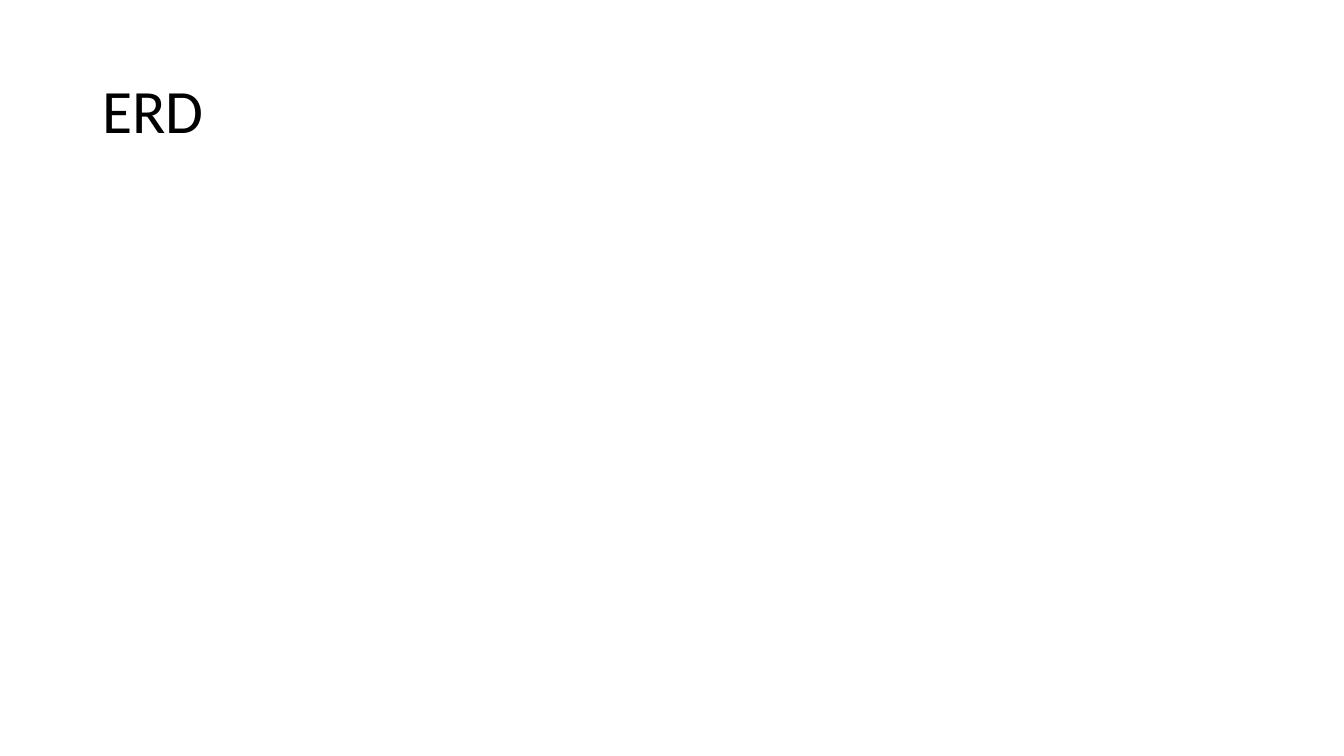
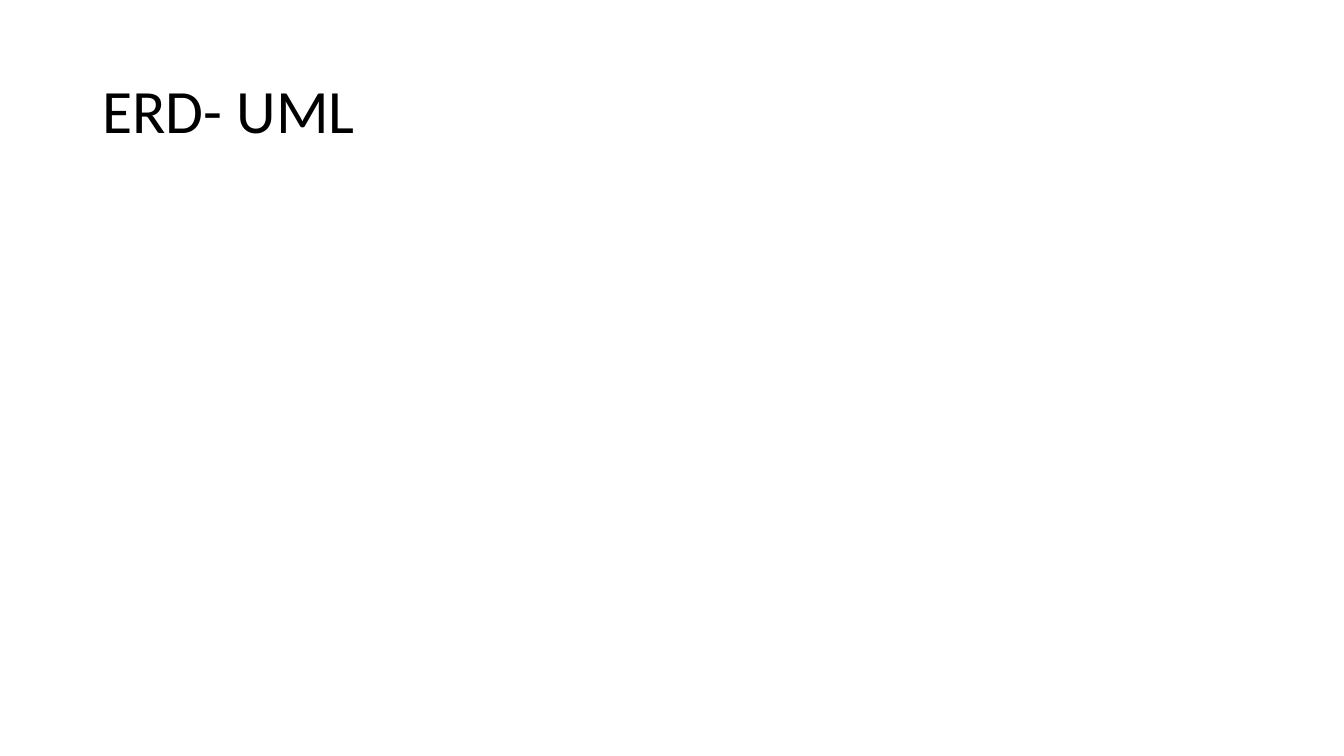
Before and after one commit to MarcoAxel/Quiz-Program, a slide deck: slide 8 of Final Project Slides.pptx. Drawn at 1344x756 pixels with LibreOffice and Linux fonts; fonts in the diff are those of the drawing. Boxes give left, top, right and bottom in pixels: in the first picture for what was removed or moved away, otherwise in the second. Text is boxed around its words. In the diff, an @@ line names an element or a change of style, - is before the commit and + after.

```diff
--- a/Final Project Slides.pptx
+++ b/Final Project Slides.pptx
@@ title at [102,93,355,134]: text changed @@
-ERD
+ERD- UML
```
Also in this commit, not shown: 1 other slide changed, 1 other file.
